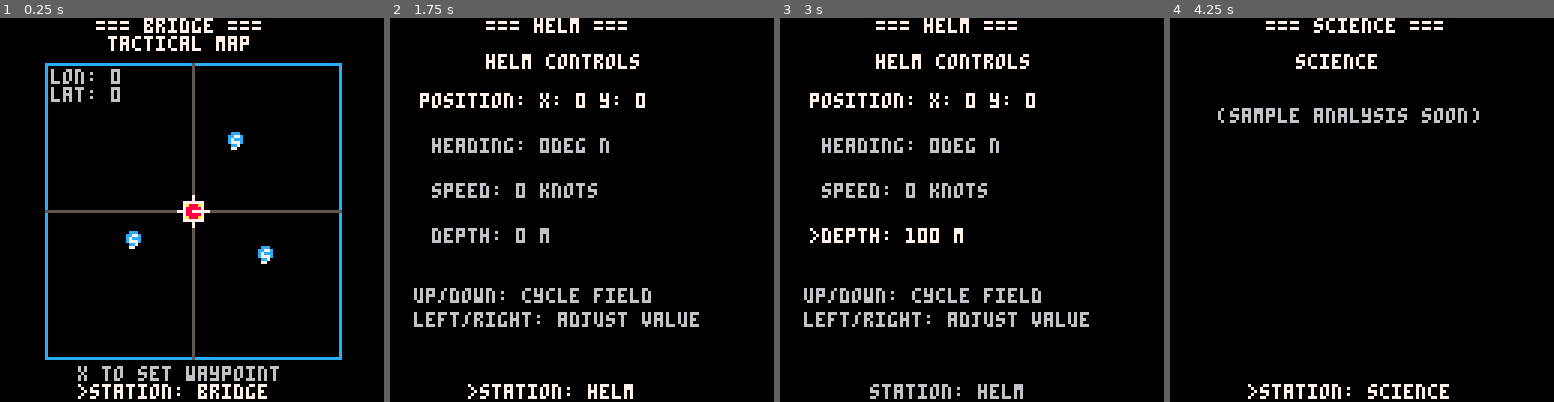
Above: before the commit, frames 1-4 (left to right).
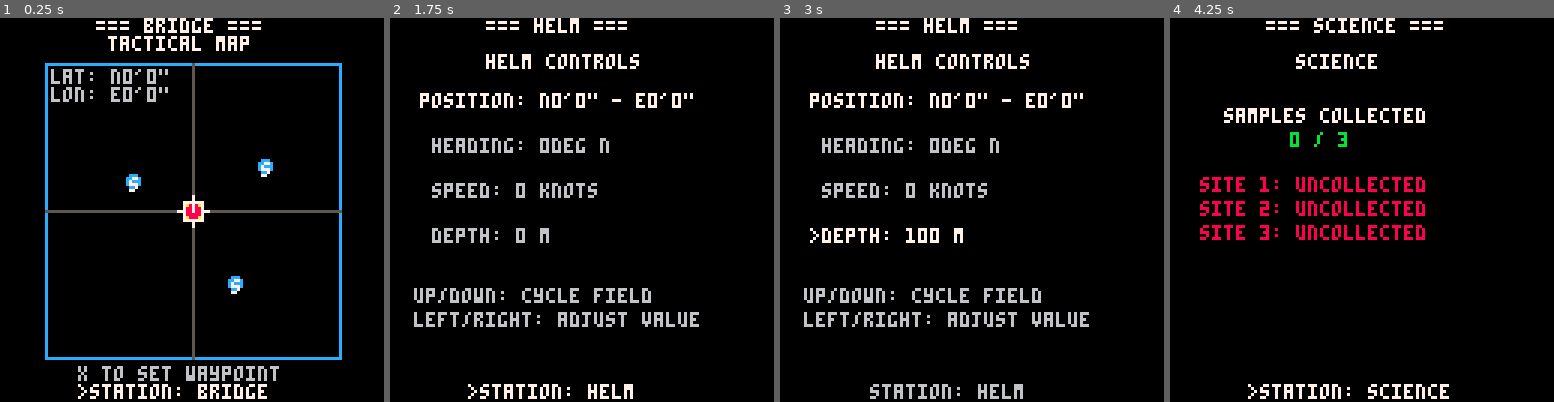
Above: after the commit, the same moments.

Repository: NickWest27/AquaNovaPico
Game: PICO-8 cartridge aquanova.p8
The game is run twice, just before and just after one commit, with the same random seed, the same clock (stepped at 60 frames per second) and the same inputs.
Inputs:
- Up to frame 1 (0.25 s): no input
- Up to frame 2 (1.75 s): tap X (X key) at 0.33, 1.07 s; tap O (Z key) at 0.7, 1.7 s; hold Right from 1.6 s (still down)
- Up to frame 3 (3 s): tap X (X key) at 1.85, 2.97 s; release Right at 2.1 s; tap O (Z key) at 2.1, 2.5, 2.9 s; hold Up 2.15-2.42 s; hold Right from 2.47 s (still down)
- Up to frame 4 (4.25 s): release Right at 3.03 s; hold Left 3.08-3.58 s; tap O (Z key) at 3.3, 3.7, 4.1 s; hold Down 3.63-3.97 s; hold Right from 4.02 s (still down); tap X (X key) at 4.08 s

The runs differ from the first frame. In frame 1, 1.5% of the frame differs, in the area x 16-72%, y 13-72%; in frame 2, 0.5%; in frame 3, 0.5%; in frame 4, 4.4%, in the area x 7-81%, y 23-58%.

Commit message:
Sample Collection System: Added samples_collected counter (starts at 0) Added collection_range constant (20 units) Created update_sample_collection() function that runs every frame Automatic Collection: Checks distance to all uncollected sample sites When submarine is within 20 units of a sample site: Marks the site as collected Increments samples counter Awards $100 to submarine funds Science Station Display: Shows "Samples Collected: X / 3" at the top Lists all 3 sample sites with their status Uncollected sites shown in red Collected sites shown in green Sample Sites on Map: Blue circles with "S" label Disappear from map when collected (already implemented)

Diff:
--- a/aquanova.p8
+++ b/aquanova.p8
@@ -56,6 +56,10 @@
   {x=300, y=-500, collected=false}
 }
 
+-- sample collection
+samples_collected = 0
+collection_range = 20  -- units within which to collect
+
 -- waypoint system
 waypoint = {
   x = 0,
@@ -75,11 +79,12 @@
   update_field_count()
 end
 
--- === update loop (30 times a second) ===
+-- === logic update loop (30 times a second) ===
 function _update()
   handle_input()
   update_time()
   update_movement()
+  update_sample_collection()
 end
 
 function handle_input()
@@ -111,8 +116,8 @@
     end
   end
 
-  -- x button: place waypoint on bridge
-  if btnp(4) and gamestate == "bridge" then
+  -- x button (keyboard x): place waypoint on bridge
+  if btnp(5) and gamestate == "bridge" then
     waypoint.x = cursor.x
     waypoint.y = cursor.y
     waypoint.active = true
@@ -252,10 +257,13 @@
     -- check if arrived
     if dist < 10 then
       waypoint.active = false
+      sub.speed = 0  -- stop when arriving at waypoint
     else
       -- calculate desired heading to waypoint
+      -- atan2 returns pico-8 angle (0.0-1.0) where 0=east
+      -- convert to our heading (0=north) by adding 90
       local desired_angle = atan2(dy, dx)
-      local desired_heading = desired_angle * 360
+      local desired_heading = (desired_angle * 360 + 90) % 360
 
       -- gradually adjust heading toward waypoint
       local heading_diff = desired_heading - sub.heading
@@ -281,28 +289,74 @@
   end
 
   -- convert heading (0-360 degrees) to pico-8 angle (0.0-1.0)
-  local angle = sub.heading / 360
+  -- heading: 0=north, 90=east, 180=south, 270=west
+  -- pico-8: 0=east, 0.25=south, 0.5=west, 0.75=north
+  local angle = (sub.heading - 90) / 360
 
   -- calculate velocity based on heading and speed
   -- speed is in knots, scale by time (1 frame at 60 knots = 1 unit per 30 frames)
   local speed_scale = sub.speed / 30
 
-  -- pico-8 cos/sin: 0=right, 0.25=down, 0.5=left, 0.75=up
   local dx = cos(angle) * speed_scale
-  local dy = sin(angle) * speed_scale
+  local dy = sin(angle) * speed_scale  -- positive because world Y+ = north (lat increases upward)
 
   -- update submarine position
   sub.x += dx
   sub.y += dy
+end
+
+function update_sample_collection()
+  -- check if near any uncollected sample sites
+  for site in all(sample_sites) do
+    if not site.collected then
+      local dx = site.x - sub.x
+      local dy = site.y - sub.y
+      local dist = sqrt(dx * dx + dy * dy)
+
+      if dist < collection_range then
+        site.collected = true
+        samples_collected += 1
+        resources.money += 100  -- reward for sample
+      end
+    end
+  end
 end
 
 -- === helper functions ===
 function world_to_screen(world_x, world_y)
   -- convert world coordinates to screen coordinates
   -- map is centered on screen at (16, 16) to (112, 112)
+  -- world: x=longitude (+ east, - west), y=latitude (+ north, - south)
+  -- screen: y increases downward, so flip y axis
   local screen_x = 16 + (world_x / world_size + 0.5) * map_size
-  local screen_y = 16 + (world_y / world_size + 0.5) * map_size
+  local screen_y = 16 + (-world_y / world_size + 0.5) * map_size
   return screen_x, screen_y
+end
+
+function format_lat(y)
+  -- convert latitude to N/S degrees and minutes
+  local dir = "n"
+  local val = y
+  if y < 0 then
+    dir = "s"
+    val = -y
+  end
+  local deg = flr(val / 10)
+  local min = flr((val % 10) * 6)
+  return dir .. deg .. "'" .. min .. "\""
+end
+
+function format_lon(x)
+  -- convert longitude to E/W degrees and minutes
+  local dir = "e"
+  local val = x
+  if x < 0 then
+    dir = "w"
+    val = -x
+  end
+  local deg = flr(val / 10)
+  local min = flr((val % 10) * 6)
+  return dir .. deg .. "'" .. min .. "\""
 end
 
 -- === draw loop (30fps) ===
@@ -333,9 +387,9 @@
   local y = 17
 
   -- cursor position fields
-  draw_field(2, "lon", cursor.x, 13, y)
+  draw_field(3, "lat", format_lat(cursor.y), 13, y)
   y += 6
-  draw_field(3, "lat", cursor.y, 13, y)
+  draw_field(2, "lon", format_lon(cursor.x), 13, y)
   y += 10
 
   -- draw map border
@@ -379,9 +433,9 @@
   circfill(sub_x, sub_y, 2, 8)
 
   -- draw heading indicator
-  local heading_angle = sub.heading / 360
+  local heading_angle = (sub.heading - 90) / 360
   local hx = sub_x + cos(heading_angle) * 4
-  local hy = sub_y + sin(heading_angle) * 4
+  local hy = sub_y - sin(heading_angle) * 4  -- negate because screen Y is flipped
   line(sub_x, sub_y, hx, hy, 7)
 
   -- display info below map
@@ -400,7 +454,7 @@
   local y = 25
 
   -- display position
-  print("position: x: " .. flr(sub.x) .. " y: " .. flr(sub.y), 10, y, 7)
+  print("position: " .. format_lat(sub.y) .. " - " .. format_lon(sub.x), 10, y, 7)
   y += 15
 
   -- field 2: heading
@@ -441,7 +495,22 @@
   print("science", 42, 12, 7)
 
   local y = 30
-  print("(sample analysis soon)", 16, y, 6)
+  print("samples collected", 18, y, 7)
+  y += 8
+  print(samples_collected .. " / " .. #sample_sites, 40, y, 11)
+  y += 15
+
+  -- list sample sites
+  for i, site in pairs(sample_sites) do
+    local status = "uncollected"
+    local col = 8
+    if site.collected then
+      status = "collected"
+      col = 11
+    end
+    print("site " .. i .. ": " .. status, 10, y, col)
+    y += 8
+  end
 
   -- station field at bottom
   draw_field(1, "station", gamestate, 26, 122)
